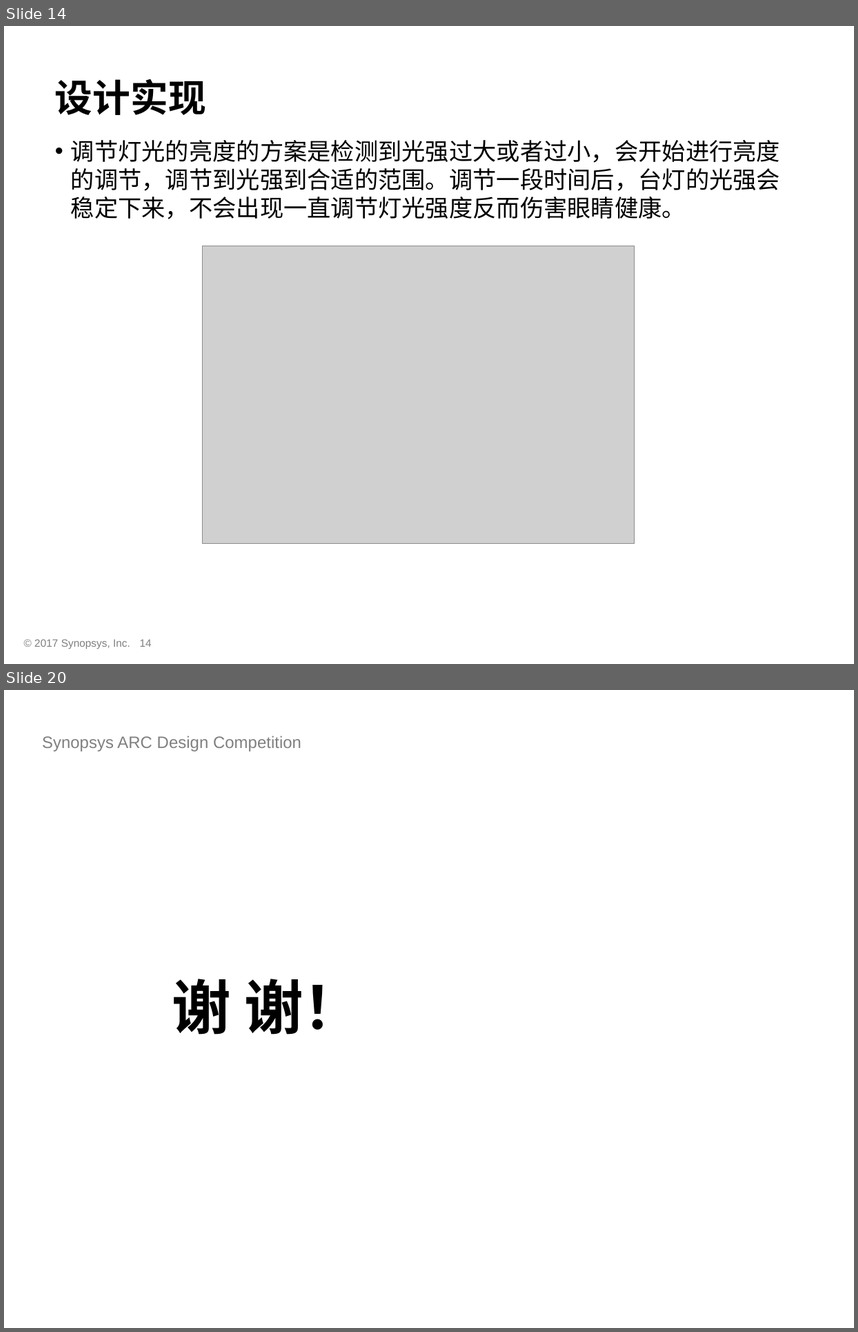
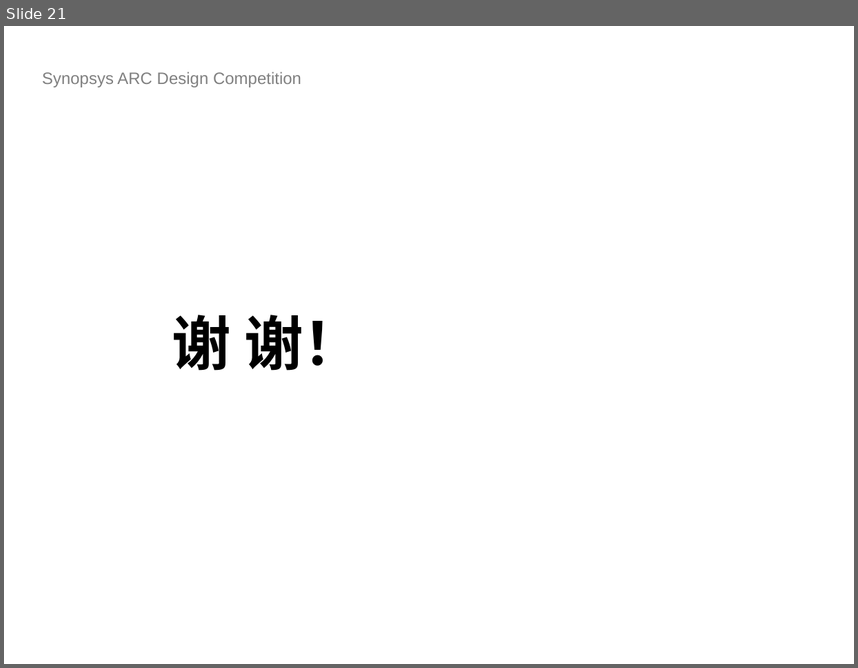
Before and after one commit to foss-for-synopsys-dwc-arc-processors/embarc_applications, a slide deck: arc_design_contest/2018/HUST_SmartLamp/doc/ICC312UP.pptx. Shown one above the other, each under a label of ours: slides 14 and 20 before the commit, slide 21 after it; the slides between them are not shown. The pictures are 858x1332 and 858x668 pixels, drawn with LibreOffice and Linux fonts; fonts in the diff are those of the drawing; grey boxes stand for pictures; background and template pictures are left out. Boxes give left, top, right and bottom in pixels: in the first picture for what was removed or moved away, otherwise in the second. Text is boxed around its words. In the diff, an @@ line names an element or a change of style, - is before the commit and + after.

```diff
--- a/arc_design_contest/2018/HUST_SmartLamp/doc/ICC312UP.pptx
+++ b/arc_design_contest/2018/HUST_SmartLamp/doc/ICC312UP.pptx
@@ slide 14 removed at [4,26,854,664], background #FFFFFF @@
@@ title removed at [55,79,206,115] @@
-设计实现
@@ text removed at [71,140,780,219] @@
-• 调节灯光的亮度的方案是检测到光强过大或者过小，会开始进行亮度的调节，调节到光强到合适的范围。调节一段时间后，台灯的光强会稳定下来，不会出现一直调节灯光强度反而伤害眼睛健康。
@@ picture removed at [202,245,634,543] @@
@@ text removed at [34,639,130,648] @@
-© 2017 Synopsys, Inc.
@@ page number removed at [140,639,152,646] @@
-14
@@ what was slide 20 is now slide 21 @@
```
Also in this commit, not shown: 6 slides changed, 14 slides added, 12 other slides removed.
